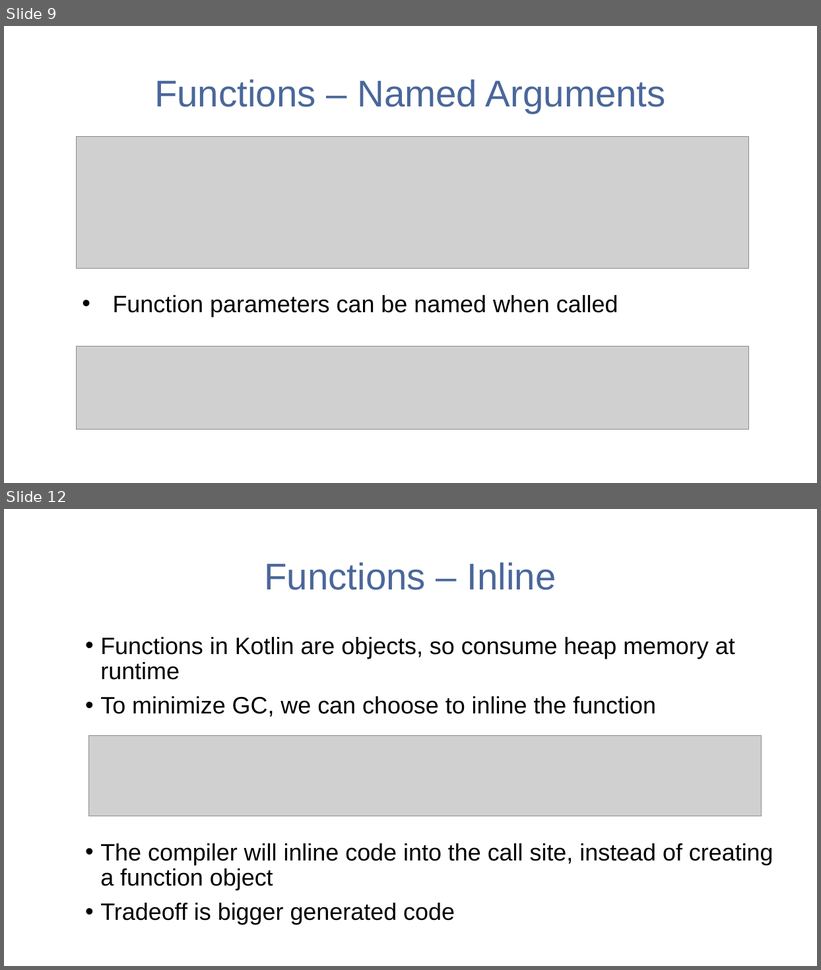
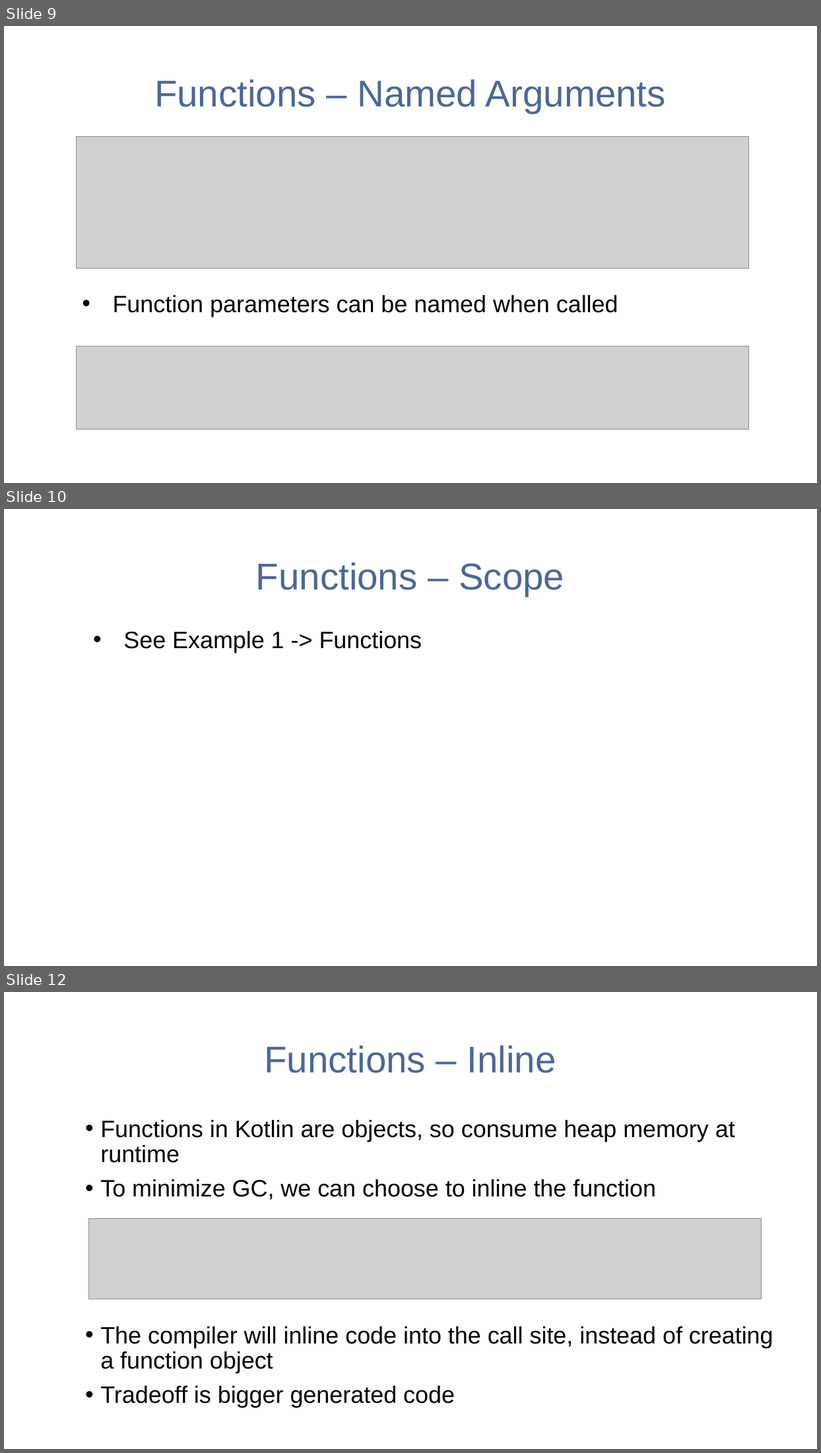
Before and after one commit to YoussefKeyrouz/Presentation-Kotlin, a slide deck: Presentation - Kotlin.pptx. Shown one above the other, each under a label of ours: slides 9 and 12 before the commit, slides 9, 10 and 12 after it; the slides between them are not shown. The pictures are 821x970 and 821x1453 pixels, drawn with LibreOffice and Linux fonts; fonts in the diff are those of the drawing; grey boxes stand for pictures. Boxes give left, top, right and bottom in pixels: in the first picture for what was removed or moved away, otherwise in the second. Text is boxed around its words. In the diff, an @@ line names an element or a change of style, - is before the commit and + after.

Commit message:
Modification and addition to more examples

```diff
--- a/Presentation - Kotlin.pptx
+++ b/Presentation - Kotlin.pptx
@@ slide 10 added at (4, 509, 817, 966), background #FFFFFF @@
@@ title added at (256, 562, 564, 596), 44 pt, text #4A679A @@
+Functions – Scope
@@ text added at (123, 631, 422, 653), 28 pt, text #000000 @@
+• See Example 1 -> Functions
```
Also in this commit, not shown: 2 slides changed, 1 other slide added, 2 slides removed, 3 other files.
